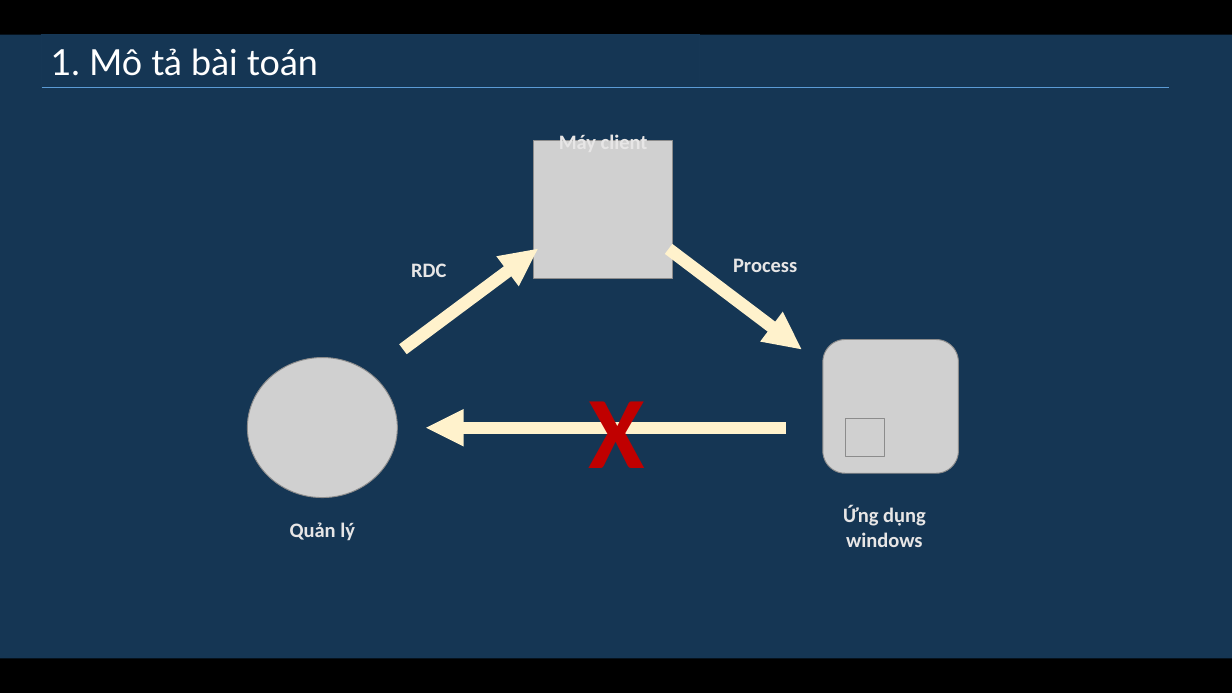
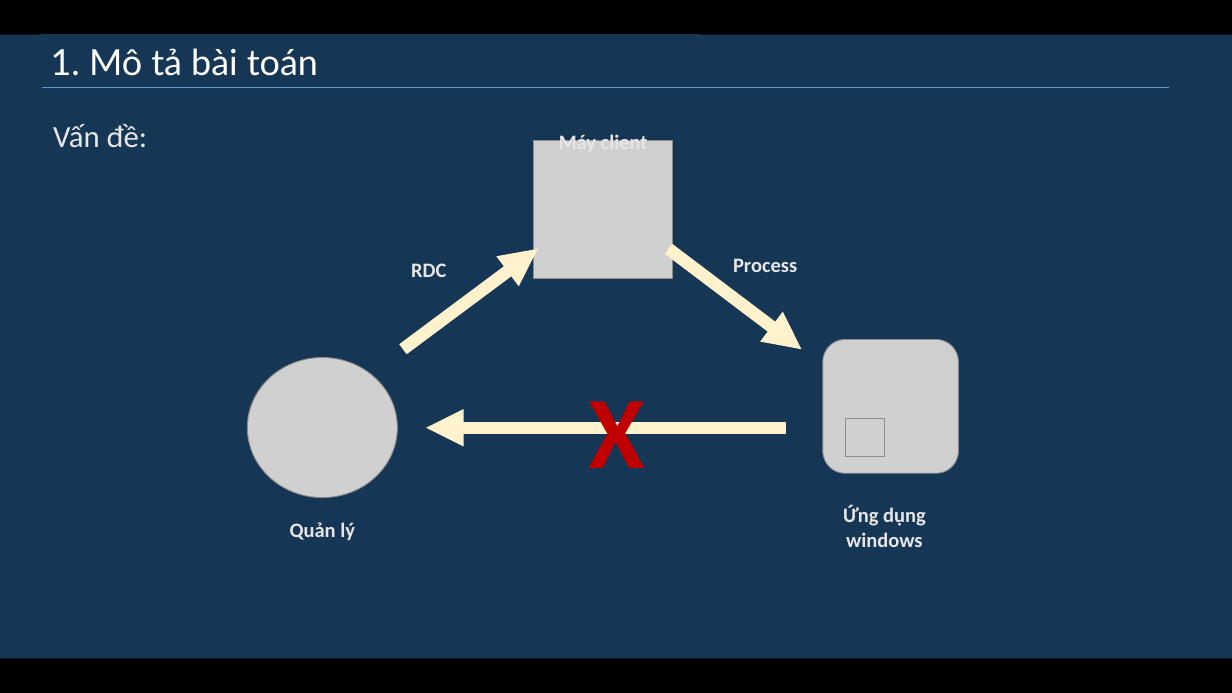
Before and after one commit to diennttlu/Graduation-Project, a slide deck: slide 5 of documents/implementations/slide.pptx. Drawn at 1232x693 pixels with LibreOffice and Linux fonts; fonts in the diff are those of the drawing; grey boxes stand for pictures. Boxes give left, top, right and bottom in pixels: in the first picture for what was removed or moved away, otherwise in the second. Text is boxed around its words. In the diff, an @@ line names an element or a change of style, - is before the commit and + after.

```diff
--- a/documents/implementations/slide.pptx
+++ b/documents/implementations/slide.pptx
@@ text added at [53, 124, 148, 148], 24 pt, text #E7E6E6 @@
+Vấn đề:
```
Also in this commit, not shown: 6 slides added, 4 other files.
